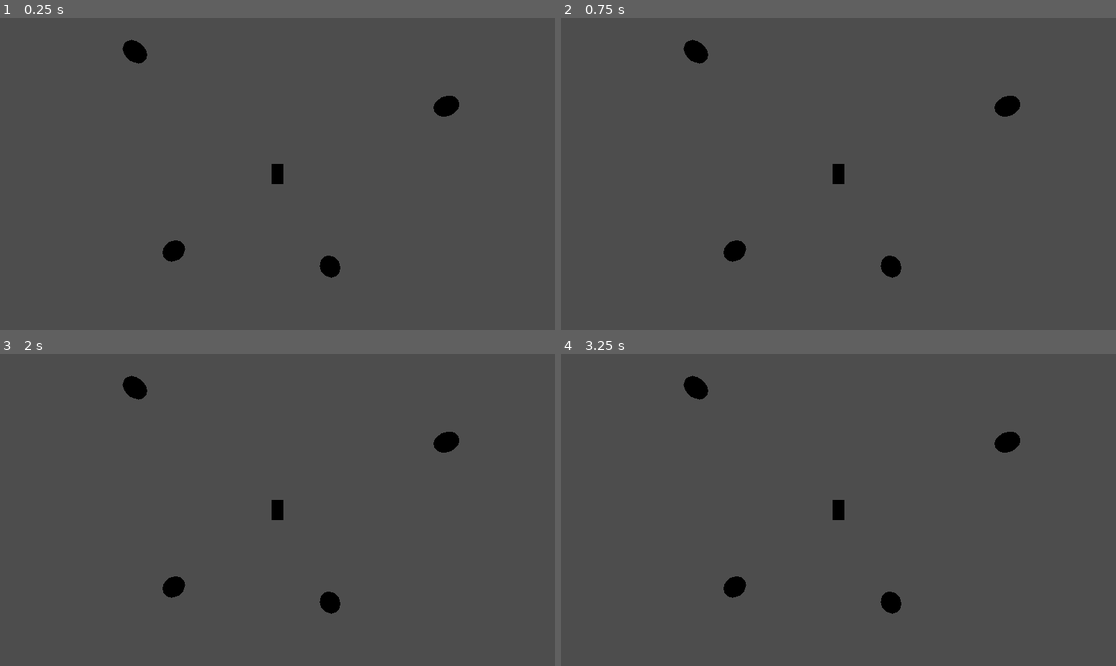
Above: before the commit, frames 1-4 (two rows, left to right).
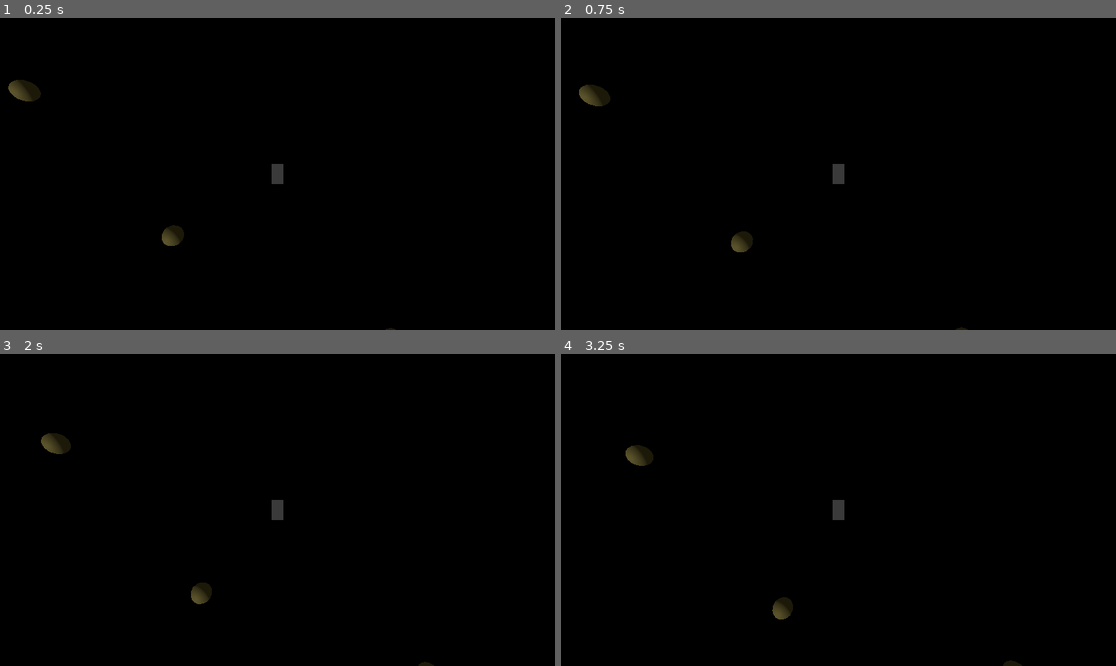
Above: after the commit, the same moments.

Repository: Kazuo256/mothership
Game: Godot game, scene res://main.tscn
Two runs of this game, one before a commit and one after it. Both use one fixed random seed, a clock stepped at 60 frames per second and the inputs below.
Inputs:
- Up to frame 1 (0.25 s): no input
- Up to frame 2 (0.75 s): no input
- Up to frame 3 (2 s): no input
- Up to frame 4 (3.25 s): no input

The runs differ from the first frame. In frame 1, 99% of the frame differs, in the area x 0-100%, y 0-100%; in frame 2, 99%; in frame 3, 99%; in frame 4, 99%.

Commit message:
Destroy asteroids with lasers

Diff:
--- a/project.godot
+++ b/project.godot
@@ -57,3 +57,7 @@
 "events": [Object(InputEventJoypadMotion,"resource_local_to_scene":false,"resource_name":"","device":-1,"axis":2,"axis_value":1.0,"script":null)
 ]
 }
+
+[rendering]
+
+environment/defaults/default_clear_color=Color(0, 0, 0, 1)
--- a/space/camera/camera_focus.tscn
+++ b/space/camera/camera_focus.tscn
@@ -1,7 +1,13 @@
-[gd_scene format=3 uid="uid://jtljxle4w8t5"]
+[gd_scene load_steps=2 format=3 uid="uid://jtljxle4w8t5"]
+
+[sub_resource type="Environment" id="Environment_l81bw"]
+ambient_light_source = 2
+ambient_light_color = Color(1, 1, 1, 1)
+ambient_light_energy = 0.2
 
 [node name="CameraFocus" type="Node3D"]
 
 [node name="Camera3D" type="Camera3D" parent="."]
 transform = Transform3D(1, 0, 0, 0, -4.37114e-08, 1, 0, -1, -4.37114e-08, 0, 10, 0)
+environment = SubResource("Environment_l81bw")
 current = true
--- /dev/null
+++ b/space/entity/asteroid/asteroid.gd
@@ -0,0 +1,4 @@
+extends CharacterBody3D
+
+func _ready():
+	rotation.y = randf() * TAU
--- /dev/null
+++ b/space/entity/asteroid/asteroid.tscn
@@ -0,0 +1,51 @@
+[gd_scene load_steps=10 format=3 uid="uid://dccq5kagdako6"]
+
+[ext_resource type="Script" path="res://space/entity/asteroid/asteroid.gd" id="1_3krq4"]
+[ext_resource type="Script" path="res://space/entity/property/movement.gd" id="1_idbsr"]
+[ext_resource type="Script" path="res://space/entity/property/fixed_velocity.gd" id="2_n31qs"]
+[ext_resource type="Script" path="res://space/entity/property/hurtbox.gd" id="4_fp0gi"]
+[ext_resource type="Script" path="res://space/entity/property/destruction.gd" id="5_43ftj"]
+
+[sub_resource type="NoiseTexture2D" id="NoiseTexture2D_36q10"]
+
+[sub_resource type="StandardMaterial3D" id="StandardMaterial3D_3d37h"]
+albedo_color = Color(0.372549, 0.341176, 0.184314, 1)
+metallic = 0.5
+metallic_specular = 0.0
+roughness = 0.8
+normal_scale = 0.5
+heightmap_texture = SubResource("NoiseTexture2D_36q10")
+
+[sub_resource type="SphereMesh" id="SphereMesh_vtrk1"]
+material = SubResource("StandardMaterial3D_3d37h")
+radial_segments = 16
+rings = 8
+
+[sub_resource type="SphereShape3D" id="SphereShape3D_q1v87"]
+
+[node name="Asteroid" type="CharacterBody3D"]
+script = ExtResource("1_3krq4")
+
+[node name="Mesh" type="MeshInstance3D" parent="."]
+mesh = SubResource("SphereMesh_vtrk1")
+
+[node name="Shape" type="CollisionShape3D" parent="."]
+shape = SubResource("SphereShape3D_q1v87")
+
+[node name="Movement" type="Node3D" parent="."]
+script = ExtResource("1_idbsr")
+
+[node name="FixedVelocity" type="Node3D" parent="."]
+script = ExtResource("2_n31qs")
+
+[node name="Hurtbox" type="Area3D" parent="."]
+script = ExtResource("4_fp0gi")
+
+[node name="Shape" type="CollisionShape3D" parent="Hurtbox"]
+shape = SubResource("SphereShape3D_q1v87")
+
+[node name="Destruction" type="Node3D" parent="."]
+script = ExtResource("5_43ftj")
+hit_points = 5
+
+[connection signal="destroyed" from="Destruction" to="." method="queue_free"]
--- a/space/entity/projectile/laser/laser.tscn
+++ b/space/entity/projectile/laser/laser.tscn
@@ -1,7 +1,9 @@
-[gd_scene load_steps=5 format=3 uid="uid://koo2rhuv5x7p"]
+[gd_scene load_steps=8 format=3 uid="uid://bd4gm24n2vi0v"]
 
 [ext_resource type="Script" path="res://space/entity/property/movement.gd" id="1_4pm80"]
 [ext_resource type="Script" path="res://space/entity/property/fixed_velocity.gd" id="2_uvhxj"]
+[ext_resource type="Script" path="res://space/entity/property/hitbox.gd" id="3_i0xms"]
+[ext_resource type="Script" path="res://space/entity/property/damage.gd" id="4_6u8h6"]
 
 [sub_resource type="StandardMaterial3D" id="StandardMaterial3D_umaqo"]
 albedo_color = Color(0.121569, 0.819608, 1, 1)
@@ -14,6 +16,10 @@
 radius = 0.02
 height = 0.2
 radial_segments = 8
+
+[sub_resource type="CapsuleShape3D" id="CapsuleShape3D_4bpe7"]
+radius = 0.02
+height = 0.2
 
 [node name="Laser" type="CharacterBody3D"]
 
@@ -33,4 +39,15 @@
 one_shot = true
 autostart = true
 
+[node name="Hitbox" type="Area3D" parent="."]
+script = ExtResource("3_i0xms")
+
+[node name="CollisionShape3D" type="CollisionShape3D" parent="Hitbox"]
+transform = Transform3D(1, 0, 0, 0, -4.37114e-08, 1, 0, -1, -4.37114e-08, 0, 0, 0)
+shape = SubResource("CapsuleShape3D_4bpe7")
+
+[node name="Damage" type="Node3D" parent="."]
+script = ExtResource("4_6u8h6")
+
 [connection signal="timeout" from="Timer" to="." method="queue_free" flags=6]
+[connection signal="hit" from="Hitbox" to="Damage" method="apply"]
--- /dev/null
+++ b/space/entity/property/damage.gd
@@ -0,0 +1,6 @@
+class_name Damage extends Node3D
+
+@export var power := 1
+
+func apply(target: Node3D):
+	target.propagate_call('_take_hit', [power])
--- /dev/null
+++ b/space/entity/property/destruction.gd
@@ -0,0 +1,11 @@
+class_name Destruction extends Node3D
+
+signal destroyed
+
+@export var hit_points := 1
+
+func _take_hit(damage: int):
+	if hit_points > 0:
+		hit_points = max(hit_points - damage, 0)
+		if hit_points == 0:
+			destroyed.emit()
--- /dev/null
+++ b/space/entity/property/hitbox.gd
@@ -0,0 +1,11 @@
+class_name Hitbox extends Area3D
+
+signal hit(target: Node3D)
+
+func _ready():
+	area_entered.connect(_on_area_entered)
+
+func _on_area_entered(area: Node3D):
+	if area is Hurtbox:
+		hit.emit(area.owner)
+		owner.queue_free()
--- /dev/null
+++ b/space/entity/property/hurtbox.gd
@@ -0,0 +1 @@
+class_name Hurtbox extends Area3D
--- a/space/space.tscn
+++ b/space/space.tscn
@@ -1,8 +1,9 @@
-[gd_scene load_steps=4 format=3 uid="uid://cmrd2phqetxr6"]
+[gd_scene load_steps=5 format=3 uid="uid://cmrd2phqetxr6"]
 
 [ext_resource type="Script" path="res://space/space.gd" id="1_5cuiw"]
 [ext_resource type="PackedScene" uid="uid://jtljxle4w8t5" path="res://space/camera/camera_focus.tscn" id="1_8nnqv"]
 [ext_resource type="PackedScene" uid="uid://bqn5aseil26xe" path="res://space/entity/player_ship/player_ship.tscn" id="2_ibj3n"]
+[ext_resource type="PackedScene" uid="uid://dccq5kagdako6" path="res://space/entity/asteroid/asteroid.tscn" id="4_emhkt"]
 
 [node name="Space" type="Node3D"]
 script = ExtResource("1_5cuiw")
@@ -16,14 +17,29 @@
 update_rotation = false
 update_scale = false
 
-[node name="CSGSphere3D" type="CSGSphere3D" parent="."]
-transform = Transform3D(1, 0, 0, 0, 1, 0, 0, 0, 1, -7, 0, -6)
+[node name="DirectionalLight3D" type="DirectionalLight3D" parent="."]
+transform = Transform3D(0.707107, 0.5, -0.5, 0, 0.707107, 0.707107, 0.707107, -0.5, 0.5, 0, 0, 0)
 
-[node name="CSGSphere3D2" type="CSGSphere3D" parent="."]
-transform = Transform3D(1, 0, 0, 0, 1, 0, 0, 0, 1, 8.2972, 0, -3.33174)
+[node name="Asteroid" parent="." instance=ExtResource("4_emhkt")]
+transform = Transform3D(1, 0, 0, 0, 1, 0, 0, 0, 1, 7.00586, 3.8147e-06, -8.46328)
 
-[node name="CSGSphere3D3" type="CSGSphere3D" parent="."]
-transform = Transform3D(1, 0, 0, 0, 1, 0, 0, 0, 1, 2.57902, -9.53674e-07, 4.53796)
+[node name="Asteroid2" parent="." instance=ExtResource("4_emhkt")]
+transform = Transform3D(1, 0, 0, 0, 1, 0, 0, 0, 1, -12.6321, 3.8147e-06, -4.20661)
 
-[node name="CSGSphere3D4" type="CSGSphere3D" parent="."]
-transform = Transform3D(1, 0, 0, 0, 1, 0, 0, 0, 1, -5.08953, -9.53674e-07, 3.77614)
+[node name="Asteroid3" parent="." instance=ExtResource("4_emhkt")]
+transform = Transform3D(1, 0, 0, 0, 1, 0, 0, 0, 1, -5.33683, 3.8147e-06, 2.882)
+
+[node name="Asteroid4" parent="." instance=ExtResource("4_emhkt")]
+transform = Transform3D(1, 0, 0, 0, 1, 0, 0, 0, 1, -13.629, 3.8147e-06, 11.5061)
+
+[node name="Asteroid5" parent="." instance=ExtResource("4_emhkt")]
+transform = Transform3D(1, 0, 0, 0, 1, 0, 0, 0, 1, -8.80165, 3.8147e-06, -23.3083)
+
+[node name="Asteroid6" parent="." instance=ExtResource("4_emhkt")]
+transform = Transform3D(1, 0, 0, 0, 1, 0, 0, 0, 1, 16.4978, 3.8147e-06, -13.6242)
+
+[node name="Asteroid7" parent="." instance=ExtResource("4_emhkt")]
+transform = Transform3D(1, 0, 0, 0, 1, 0, 0, 0, 1, 5.46842, 3.8147e-06, 8.20971)
+
+[node name="Asteroid8" parent="." instance=ExtResource("4_emhkt")]
+transform = Transform3D(1, 0, 0, 0, 1, 0, 0, 0, 1, -28.669, 3.8147e-06, -6.25107)
Not shown: 1 places in space/entity/player_ship/player_ship.tscn that only renumber resources
